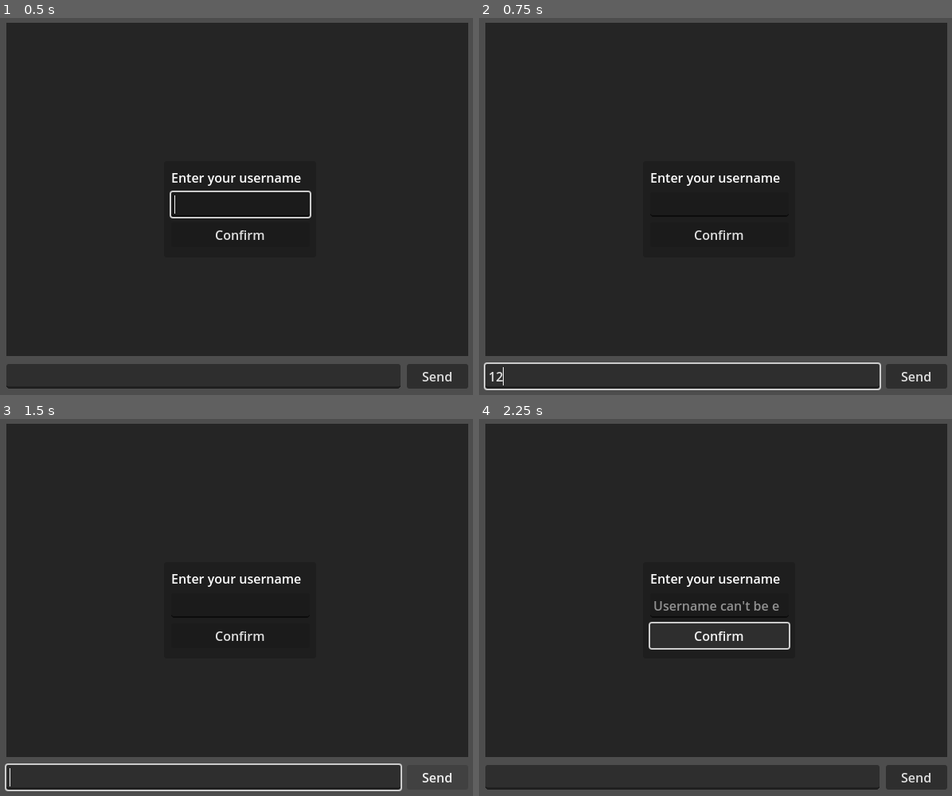
Above: before the commit, frames 1-4 (two rows, left to right).
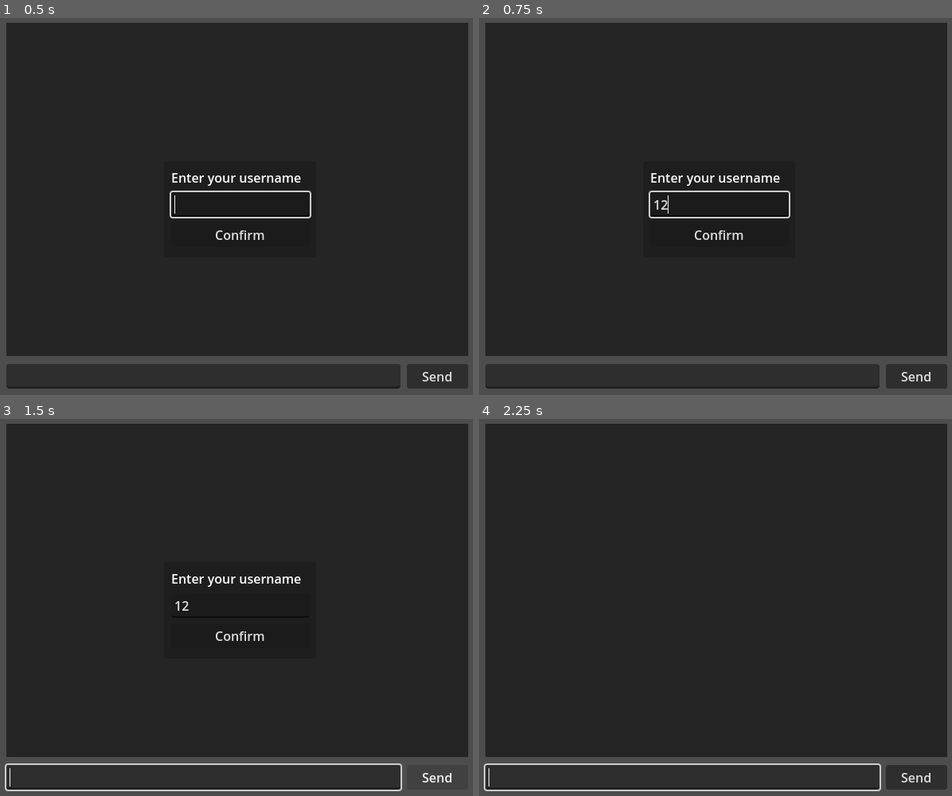
Above: after the commit, the same moments.

Repository: sihlecodes/Simple-Messenger
Game: Godot game, scene res://source/Main.tscn
Same seed, same stepped clock (60 frames per second), same inputs: the game is played once before the commit and once after it.
Inputs (mouse positions are in pixels of both pictures, inside the frame that each line leads up to):
- Up to frame 1 (0.5 s): no input
- Up to frame 2 (0.75 s): click (682, 376) at 0.52 s; type "12" at 0.6 s
- Up to frame 3 (1.5 s): click "Send" at 1.25 s
- Up to frame 4 (2.25 s): click "Confirm" at 2 s

Frame 1 is identical in both runs. In frame 2, 1.1% of the frame differs, in the area x 1-86%, y 45-99%; in frame 3, less than 0.1%; in frame 4, 1.9%, in the area x 1-86%, y 41-99%.
Error before the commit: Out of bounds get index '1' (on base: 'Dictionary') (res://source/Networking.gd:50)

Commit message:
QOL: improved focus handling

Diff:
--- a/source/Main.gd
+++ b/source/Main.gd
@@ -1,16 +1,30 @@
 extends Node
+
+func focus_message_edit():
+	if not %message_edit.focus_mode:
+		%message_edit.focus_mode = Control.FOCUS_ALL
+
+	%message_edit.grab_focus()
+
+func _ready() -> void:
+	if $Networking.username:
+		get_viewport().focus_entered.connect(focus_message_edit)
 
 func _on_send_pressed() -> void:
 	%message_edit.text_submitted.emit(%message_edit.text)
-	%message_edit.grab_focus()
+	focus_message_edit()
 
 func _on_message_edit_text_submitted(message: String) -> void:
 	$Networking.serve_message(message)
 	%message_edit.clear()
 
-func _on_messages_focus_entered() -> void:
-	%message_edit.grab_focus()
-
 func _on_username_prompt_submit(username: String) -> void:
 	$Networking.username = username
 	$Networking.create_or_join()
+	focus_message_edit()
+
+func _on_messages_focus_entered() -> void:
+	if $Networking.username:
+		focus_message_edit()
+	else:
+		%username.grab_focus()
--- a/source/Main.tscn
+++ b/source/Main.tscn
@@ -79,7 +79,6 @@
 layout_mode = 2
 size_flags_horizontal = 3
 size_flags_vertical = 3
-focus_mode = 2
 theme = SubResource("Theme_n3mrb")
 theme_override_constants/line_separation = 5
 bbcode_enabled = true
@@ -98,6 +97,7 @@
 layout_mode = 2
 size_flags_horizontal = 3
 size_flags_stretch_ratio = 6.5
+focus_mode = 0
 
 [node name="send" type="Button" parent="main_layout/vbox/buttons"]
 layout_mode = 2
@@ -129,19 +129,19 @@
 theme_override_constants/margin_right = 5
 theme_override_constants/margin_bottom = 5
 
-[node name="layout" type="VBoxContainer" parent="username_prompt/margins"]
+[node name="vbox" type="VBoxContainer" parent="username_prompt/margins"]
 layout_mode = 2
 theme_override_constants/separation = 7
 
-[node name="hint" type="Label" parent="username_prompt/margins/layout"]
+[node name="hint" type="Label" parent="username_prompt/margins/vbox"]
 layout_mode = 2
 text = "Enter your username"
 
-[node name="username" type="LineEdit" parent="username_prompt/margins/layout"]
+[node name="username" type="LineEdit" parent="username_prompt/margins/vbox"]
 unique_name_in_owner = true
 layout_mode = 2
 
-[node name="confirm" type="Button" parent="username_prompt/margins/layout"]
+[node name="confirm" type="Button" parent="username_prompt/margins/vbox"]
 layout_mode = 2
 text = "Confirm"
 
@@ -149,5 +149,5 @@
 [connection signal="text_submitted" from="main_layout/vbox/buttons/message_edit" to="." method="_on_message_edit_text_submitted"]
 [connection signal="pressed" from="main_layout/vbox/buttons/send" to="." method="_on_send_pressed"]
 [connection signal="submit" from="username_prompt" to="." method="_on_username_prompt_submit"]
-[connection signal="text_submitted" from="username_prompt/margins/layout/username" to="username_prompt" method="_on_username_text_submitted"]
-[connection signal="pressed" from="username_prompt/margins/layout/confirm" to="username_prompt" method="_on_confirm_pressed"]
+[connection signal="text_submitted" from="username_prompt/margins/vbox/username" to="username_prompt" method="_on_username_text_submitted"]
+[connection signal="pressed" from="username_prompt/margins/vbox/confirm" to="username_prompt" method="_on_confirm_pressed"]
